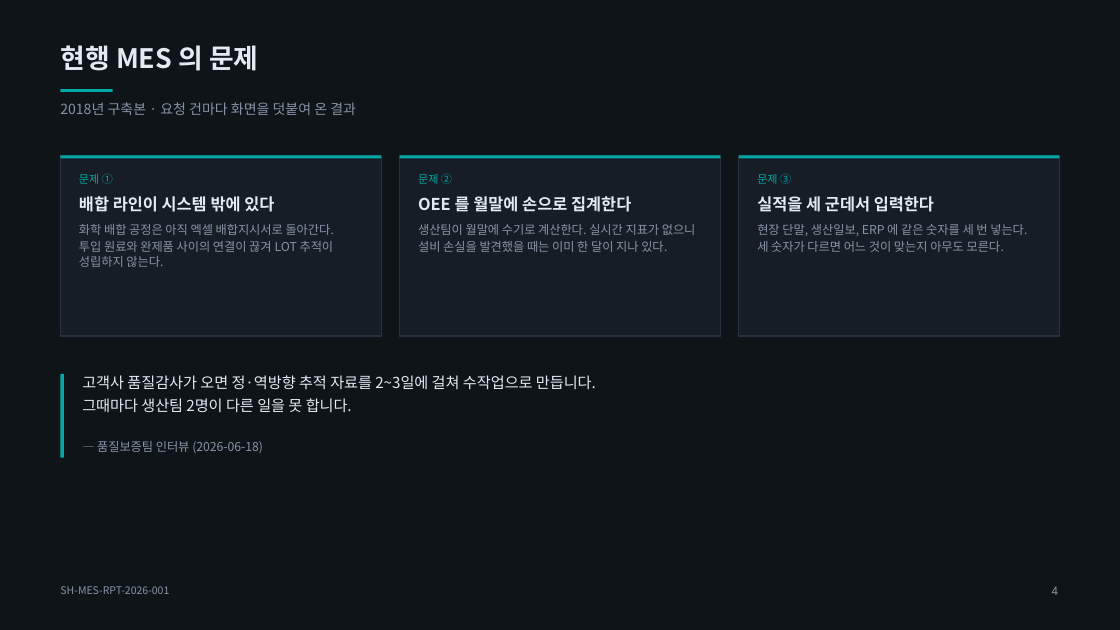
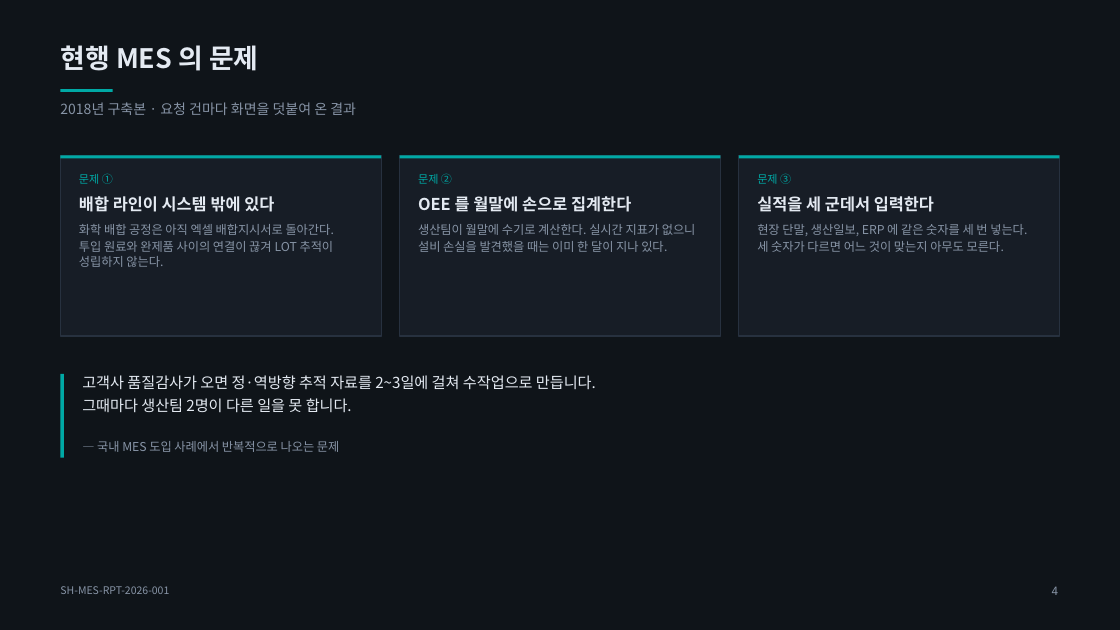
Before and after one commit to gngnll19999-alt/Project-SH-MES, a slide deck: slide 4 of presentation/SH-MES_프로젝트보고.pptx. Drawn at 1120x630 pixels with LibreOffice and Linux fonts; fonts in the diff are those of the drawing. Boxes give left, top, right and bottom in pixels: in the first picture for what was removed or moved away, otherwise in the second. Text is boxed around its words. In the diff, an @@ line names an element or a change of style, - is before the commit and + after.

Commit message:
개인 프로젝트(프로젝트SH) 기준으로 문서 정리
회사 과제 문서 틀로 쓰여 있던 부분을 걷어냈다.

- 발주 / 수행 / 보고 대상 / 검토·승인 행 제거, 작성자를 남성흠으로 통일
- 담당자별 배정(담당: OOO) 표기 제거 — 1인 개발이므로 의미 없음
- 투입 공수(M/M) 표 -> 개발 규모(화면 수, 모듈 구성, 외부 의존성) 표로 교체
- 인터뷰 인원수 등 조직 활동 근거를 공개 자료 조사 근거로 정정
- 각 문서 상단에 개인 프로젝트임을 명시 (등장하는 공장·수치는 설계 전제)
- README 상단에 프로젝트SH 배너 추가
- 데모 test 계정 표시명을 남성흠으로 변경
- 발표자료 3종 재생성 (표지 메타, 공수 슬라이드, 마무리 슬라이드)

```diff
--- a/presentation/SH-MES_프로젝트보고.pptx
+++ b/presentation/SH-MES_프로젝트보고.pptx
@@ text at box(97, 441, 339, 452): text changed @@
-— 품질보증팀 인터뷰 (2026-06-18)
+— 국내 MES 도입 사례에서 반복적으로 나오는 문제
```
Also in this commit, not shown: 4 other slides changed, 10 other files.
